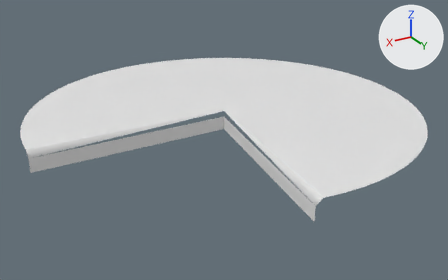
One commit to the OBJ model Assets/Models/Slice78.obj: the scene before it, then after it.
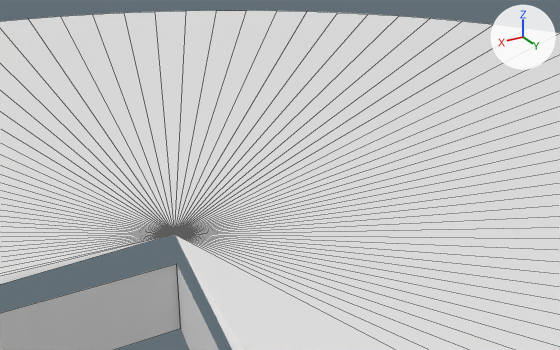
Old and new are each drawn whole from a camera (50 mm lens) standing at (1.539, 2.564, 1.121) and looking at (0.021, 0.035, -0.144) and again close up from a camera (50 mm lens) standing at (0.237, 0.576, 0.321) and looking at (-0.097, 0.021, 0.044). Every picture has the same lights, and +X, +Y and +Z are marked at upper right. The close-ups show mesh edges as thin lines. Where no turn or scale is listed for an object, it has been applied to the vertices.

The older version as bpy lines, for what is in view:
```python
me_slice78 = bpy.data.meshes.new('Slice78')
me_slice78.from_pydata(...)  # 86 vertices, 82 faces; spans x -1.0..1.0, y -1.0..1.0, z -0.1..0.0
# before: 0 (0.0, 0.0, 0.0) at pixel (174, 234), 2 (1.0, 0.0, -0.03), 81 (0.19, 0.98, -0.03), 82 (0.0, 0.0, -0.1) at pixel (180, 328), 83 (0.0, 0.0, -0.03) at pixel (176, 263)
# before: 84 (1.0, 0.0, -0.1), 85 (0.19, 0.98, -0.1)
ob_slice78 = bpy.data.objects.new('Slice78', me_slice78)
ob_slice78.location = (0.0, 0.0, 0.0)
```
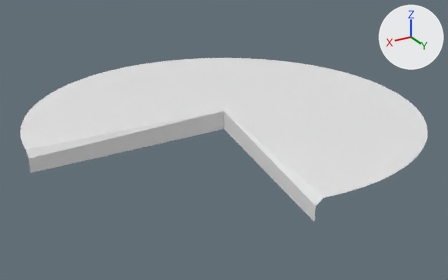
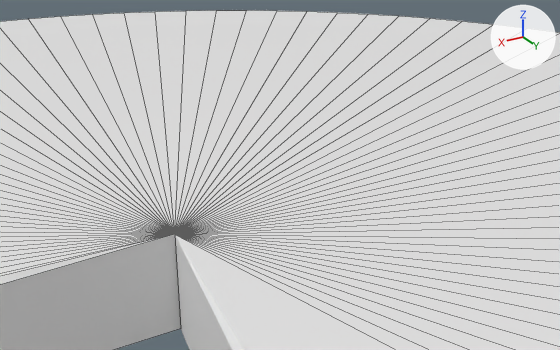
Patch to the scene script:
```diff
--- a/Assets/Models/Slice78.obj.py
+++ b/Assets/Models/Slice78.obj.py
@@ me_slice78 @@
 me_slice78.from_pydata(...)  # 86 vertices, 82 faces; spans x -1.0..1.0, y -1.0..1.0, z -0.1..0.0
 # used by ob_slice78; location = (0.0, 0.0, 0.0)
 # verts and faces of me_slice78; kept vertices keep their numbers, new ones are numbered from 86
+# me_slice78 part 1
+delete_vertices([83])  # with the faces that use them
+faces += [(0, 2, 84, 82), (0, 82, 85, 81)]
```

Changed parts and their boxes (x1, y1, x2, y2) in the close-ups (560 x 350 px; the box of a moved part takes in the faces that stretch with it):
part 1 of me_slice78, moved or reshaped
    before: (0, 264, 219, 350)
    after: (0, 234, 232, 350)
